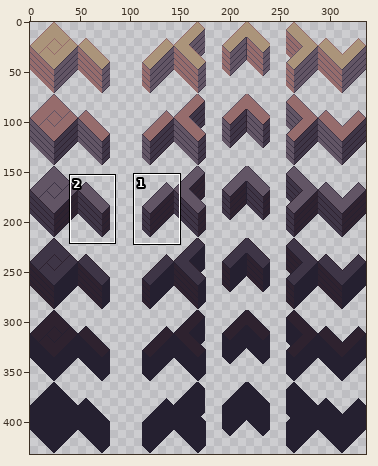
File history of a sprite sheet, resources/pngs/blocks wood.png. The picture above shows the old version from afar; the outline marks the close-up.
Close-up. The starting point:
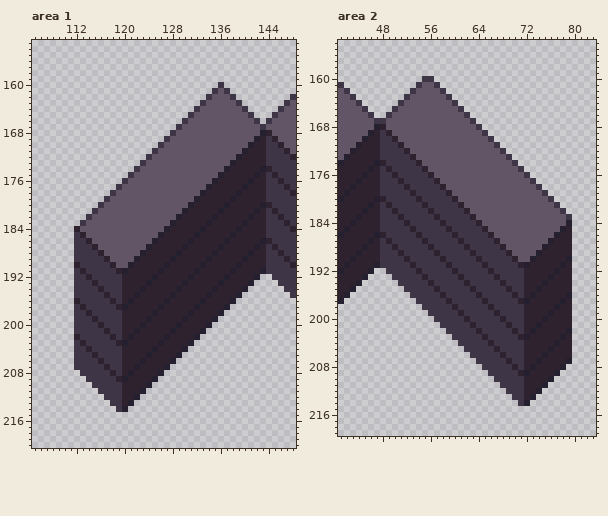
The file is 336x432 pixels. Shown: area 1: x 105..148, y 153..220; area 2: x 41..83, y 154..219. The commit also changed other parts of the picture, which this record leaves out.
After the commit:
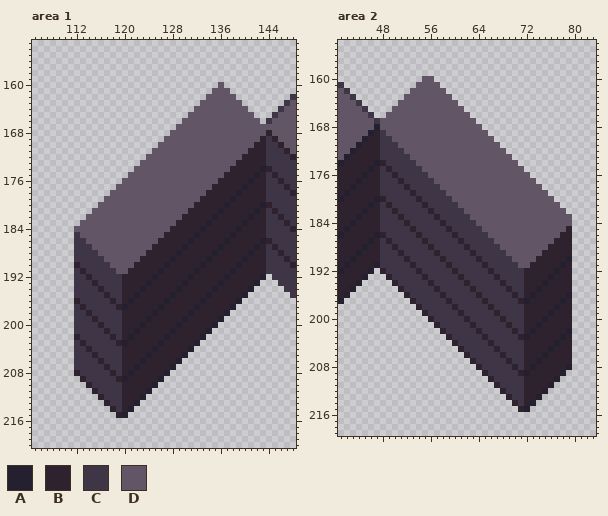
Palette (. is transparent): A #252030  B #2e222f  C #3e3546  D #625565
The exact change:
Changed rows in their new state; - is an unchanged pixel.
Area 1:
first column x 112:
160 ------------------------D-------
161 -----------------------D-D------
162 ----------------------D---D-----
163 ---------------------D-----D----
164 --------------------D-------D---
165 -------------------D---------D--
166 ------------------D-----------D-
167 -----------------D-------------D
168 ----------------D--------------D
169 ---------------D--------------D-
170 --------------D--------------D--
171 -------------D--------------D---
172 ------------D--------------D----
173 -----------D--------------D-----
174 ----------D--------------D------
175 ---------D--------------D-------
176 --------D--------------D--------
177 -------D--------------D---------
178 ------D--------------D----------
179 -----D--------------D-----------
180 ----D--------------D------------
181 ---D--------------D-------------
182 --D--------------D--------------
183 -D--------------D---------------
184 D--------------D----------------
185 -D------------D-----------------
186 --D----------D------------------
187 ---D--------D-------------------
188 ----D------D--------------------
189 -----D----D---------------------
190 ------D--D----------------------
191 -------DD----------------------B
192 ------------------------------BA
193 -----------------------------BA-
194 ----------------------------BA--
195 ---------------------------BA---
196 --------------------------BA----
197 -------------------------BA-----
198 ------------------------BA------
199 -----------------------BA-------
200 ----------------------BA--------
201 ---------------------BA---------
202 --------------------BA----------
203 -------------------BA-----------
204 ------------------BA------------
205 -----------------BA-------------
206 ----------------BA--------------
207 ---------------BA---------------
208 B-------------BA----------------
209 -B-----------BA-----------------
210 --B---------BA------------------
211 ---B-------BA-------------------
212 ----B-----BA--------------------
213 -----B---BA---------------------
214 ------B-BA----------------------
215 -------BA-----------------------
Area 2:
first column x 48:
160 -------DD-----------------------
161 ------D--D----------------------
162 -----D----D---------------------
163 ----D------D--------------------
164 ---D--------D-------------------
165 --D----------D------------------
166 -D------------D-----------------
167 D--------------D----------------
168 D---------------D---------------
169 -D---------------D--------------
170 --D---------------D-------------
171 ---D---------------D------------
172 ----D---------------D-----------
173 -----D---------------D----------
174 ------D---------------D---------
175 -------D---------------D--------
176 --------D---------------D-------
177 ---------D---------------D------
178 ----------D---------------D-----
179 -----------D---------------D----
180 ------------D---------------D---
181 -------------D---------------D--
182 --------------D---------------D-
183 ---------------D---------------D
184 ----------------D--------------D
185 -----------------D------------D-
186 ------------------D----------D--
187 -------------------D--------D---
188 --------------------D------D----
189 ---------------------D----D-----
190 ----------------------D--D------
191 -----------------------DD-------
192 B-------------------------------
193 -B------------------------------
194 --B-----------------------------
195 ---B----------------------------
196 ----B---------------------------
197 -----B--------------------------
198 ------B-------------------------
199 -------B------------------------
200 --------B-----------------------
201 ---------B----------------------
202 ----------B---------------------
203 -----------B--------------------
204 ------------B-------------------
205 -------------B------------------
206 --------------B-----------------
207 ---------------B---------------B
208 ----------------B-------------BA
209 -----------------B-----------BA-
210 ------------------B---------BA--
211 -------------------B-------BA---
212 --------------------B-----BA----
213 ---------------------B---BA-----
214 ----------------------B-BA------
215 -----------------------BA-------
